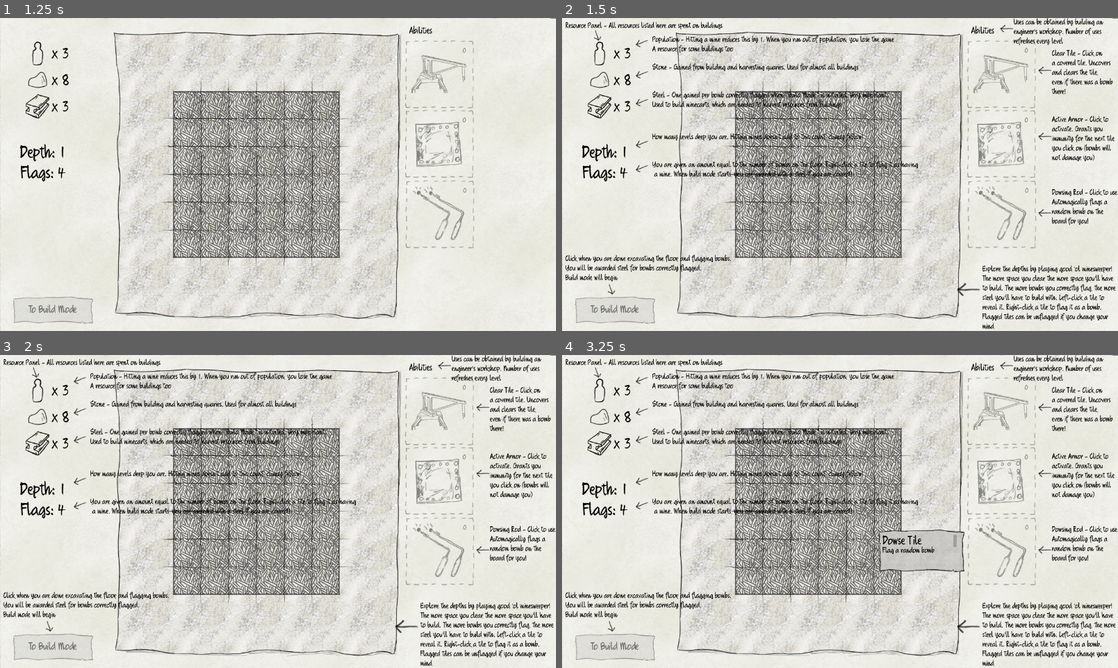
Above: before the commit, frames 1-4 (two rows, left to right).
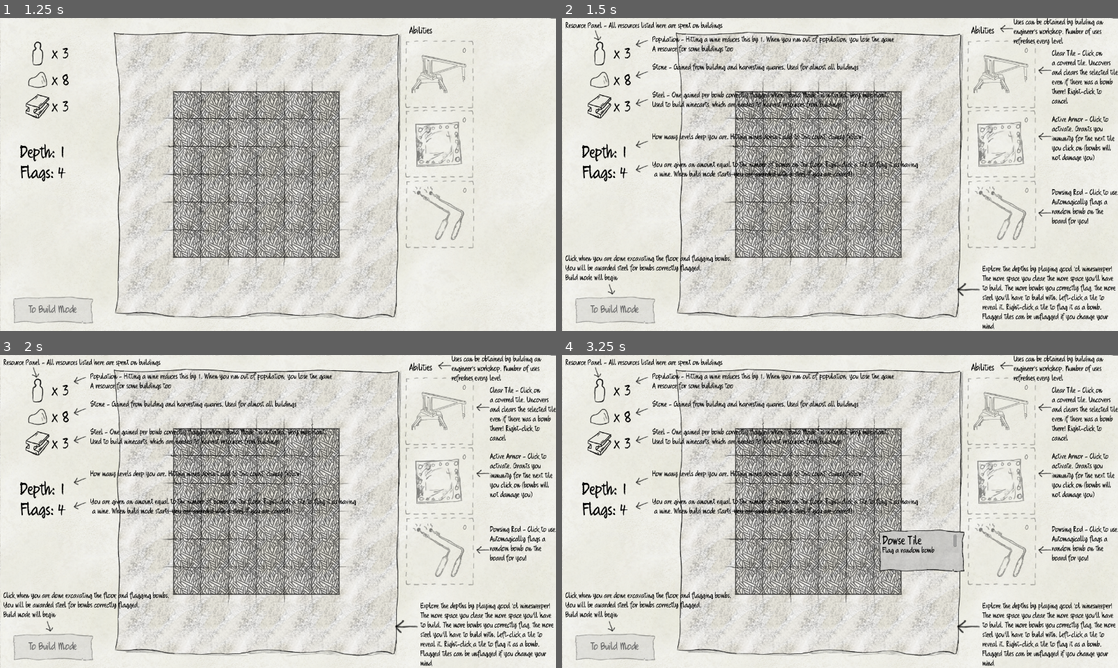
Above: after the commit, the same moments.

Repository: e-lain/MinesweeperDwarves
Game: Godot game, scene res://Title.tscn
Same seed, same stepped clock (60 frames per second), same inputs: the game is played once before the commit and once after it.
Inputs (mouse positions are in pixels of both pictures, inside the frame that each line leads up to):
- Up to frame 1 (1.25 s): click "START" at 0.5 s
- Up to frame 2 (1.5 s): tap Enter at 1.25 s; move the mouse to (1001, 74) at 1.27 s; tap H at 1.35 s; click (1001, 74) at 1.42 s
- Up to frame 3 (2 s): no input
- Up to frame 4 (3.25 s): tap A at 2 s; move the mouse to (1001, 480) at 2.02 s; click (1001, 480) at 2.1 s; tap H at 2.3, 3.05 s; move the mouse to (1001, 552) at 2.77 s; hold Right mouse button (right_click) from 2.78 s (still down); click (1001, 552) at 2.92 s

Frame 1 is identical in both runs. In frame 2, 0.2% of the frame differs, in the area x 88-100%, y 16-28%; in frame 3, 0.2%; in frame 4, 0.2%.

Commit message:
Add help overlay for build mode when H key is pressed.

Diff:
--- a/Main.gd
+++ b/Main.gd
@@ -14,6 +14,7 @@
 @onready var page_down = $CanvasLayer/BuildMenu/PageDownButton
 
 @onready var help_overlay_play = $CanvasLayer/HelpOverlayPlay
+@onready var help_overlay_build = $CanvasLayer/HelpOverlayBuild
 
 @onready var next_floor_button = $CanvasLayer/UI/NextFloorBtn
 
@@ -225,3 +226,5 @@
 	if event is InputEventKey and Input.is_key_label_pressed(KEY_H):
 		if boards[len(boards)-1].build_mode == false:
 			help_overlay_play.visible = !help_overlay_play.visible
+		elif boards[len(boards)-1].build_mode == true:
+			help_overlay_build.visible = !help_overlay_build.visible
--- a/Main.tscn
+++ b/Main.tscn
@@ -504,7 +504,7 @@
 offset_right = 110.735
 offset_bottom = 84.1503
 
-[node name="HelpOverlayPlay" type="Control" parent="CanvasLayer"]
+[node name="HelpOverlayBuild" type="Control" parent="CanvasLayer"]
 visible = false
 layout_mode = 3
 anchors_preset = 0
@@ -512,7 +512,7 @@
 offset_bottom = 720.0
 theme = ExtResource("2_b2qml")
 
-[node name="Label2" type="Label" parent="CanvasLayer/HelpOverlayPlay"]
+[node name="Label2" type="Label" parent="CanvasLayer/HelpOverlayBuild"]
 layout_mode = 0
 offset_left = 8.0
 offset_top = 8.0
@@ -520,79 +520,67 @@
 offset_bottom = 30.0
 text = "Resource Panel - All resources listed here are spent on buildings"
 
-[node name="Arrow" type="Sprite2D" parent="CanvasLayer/HelpOverlayPlay"]
+[node name="Arrow" type="Sprite2D" parent="CanvasLayer/HelpOverlayBuild"]
 position = Vector2(184, 56)
 rotation = -2.03505
 scale = Vector2(0.970588, 1.03333)
 texture = ExtResource("11_gm014")
 
-[node name="Arrow8" type="Sprite2D" parent="CanvasLayer/HelpOverlayPlay"]
-position = Vector2(1024, 24)
+[node name="Arrow8" type="Sprite2D" parent="CanvasLayer/HelpOverlayBuild"]
+position = Vector2(1120, 16)
 rotation = -1.67552
 scale = Vector2(0.970588, 1.03333)
 texture = ExtResource("11_gm014")
 
-[node name="Arrow9" type="Sprite2D" parent="CanvasLayer/HelpOverlayPlay"]
+[node name="Arrow9" type="Sprite2D" parent="CanvasLayer/HelpOverlayBuild"]
 position = Vector2(1112, 120)
 rotation = -1.67552
 scale = Vector2(0.970588, 1.03333)
 texture = ExtResource("11_gm014")
 
-[node name="Arrow10" type="Sprite2D" parent="CanvasLayer/HelpOverlayPlay"]
-position = Vector2(1112, 272)
+[node name="Arrow12" type="Sprite2D" parent="CanvasLayer/HelpOverlayBuild"]
+position = Vector2(936, 648)
 rotation = -1.67552
-scale = Vector2(0.970588, 1.03333)
-texture = ExtResource("11_gm014")
-
-[node name="Arrow11" type="Sprite2D" parent="CanvasLayer/HelpOverlayPlay"]
-position = Vector2(1112, 448)
-rotation = -1.67552
-scale = Vector2(0.970588, 1.03333)
-texture = ExtResource("11_gm014")
-
-[node name="Arrow12" type="Sprite2D" parent="CanvasLayer/HelpOverlayPlay"]
-position = Vector2(936, 624)
-rotation = -1.67552
-scale = Vector2(1.71549, 1.82599)
-texture = ExtResource("11_gm014")
-
-[node name="Arrow3" type="Sprite2D" parent="CanvasLayer/HelpOverlayPlay"]
+scale = Vector2(1.71549, 1.59789)
+texture = ExtResource("11_gm014")
+
+[node name="Arrow3" type="Sprite2D" parent="CanvasLayer/HelpOverlayBuild"]
 position = Vector2(184, 128)
 rotation = -2.03505
 scale = Vector2(0.970588, 1.03333)
 texture = ExtResource("11_gm014")
 
-[node name="Arrow4" type="Sprite2D" parent="CanvasLayer/HelpOverlayPlay"]
+[node name="Arrow4" type="Sprite2D" parent="CanvasLayer/HelpOverlayBuild"]
 position = Vector2(184, 192)
 rotation = -2.03505
 scale = Vector2(0.970588, 1.03333)
 texture = ExtResource("11_gm014")
 
-[node name="Arrow5" type="Sprite2D" parent="CanvasLayer/HelpOverlayPlay"]
+[node name="Arrow5" type="Sprite2D" parent="CanvasLayer/HelpOverlayBuild"]
 position = Vector2(184, 288)
 rotation = -2.03505
 scale = Vector2(0.970588, 1.03333)
 texture = ExtResource("11_gm014")
 
-[node name="Arrow6" type="Sprite2D" parent="CanvasLayer/HelpOverlayPlay"]
+[node name="Arrow6" type="Sprite2D" parent="CanvasLayer/HelpOverlayBuild"]
 position = Vector2(184, 344)
 rotation = -2.03505
 scale = Vector2(0.970588, 1.03333)
 texture = ExtResource("11_gm014")
 
-[node name="Arrow2" type="Sprite2D" parent="CanvasLayer/HelpOverlayPlay"]
+[node name="Arrow2" type="Sprite2D" parent="CanvasLayer/HelpOverlayBuild"]
 position = Vector2(80, 40)
 rotation = -3.59014
 scale = Vector2(0.970588, 0.864604)
 texture = ExtResource("11_gm014")
 
-[node name="Arrow7" type="Sprite2D" parent="CanvasLayer/HelpOverlayPlay"]
+[node name="Arrow7" type="Sprite2D" parent="CanvasLayer/HelpOverlayBuild"]
 position = Vector2(112, 624)
 rotation = -3.59014
 scale = Vector2(0.970588, 0.864604)
 texture = ExtResource("11_gm014")
 
-[node name="Label" type="Label" parent="CanvasLayer/HelpOverlayPlay"]
+[node name="Label" type="Label" parent="CanvasLayer/HelpOverlayBuild"]
 layout_mode = 0
 offset_left = 208.0
 offset_top = 40.0
@@ -601,6 +589,198 @@
 text = "Population - Hitting a mine reduces this by 1. When you run out of population, you lose the game
 A resource for some buildings too"
 
+[node name="Label8" type="Label" parent="CanvasLayer/HelpOverlayBuild"]
+layout_mode = 0
+offset_left = 1144.0
+offset_right = 1352.0
+offset_bottom = 66.0
+text = "Click these arrows to
+change pages"
+
+[node name="Label9" type="Label" parent="CanvasLayer/HelpOverlayBuild"]
+layout_mode = 0
+offset_left = 1128.0
+offset_top = 72.0
+offset_right = 1685.0
+offset_bottom = 138.0
+text = "Hover mouse over building
+to see description and cost.
+
+Mouse over the board for
+a UI outline detailed valid
+placement locations.
+Left-click to place it,
+Right-click to cancel
+
+IMPORTANT - Build the
+'Beer Hall' building on the
+second page to win the
+game.
+
+IMPORTANT - The stairs
+MUST be built first before
+any other building can be
+built
+
+IMPORTANT - Houses and
+quaries MUST be directly
+adjhacent to a minecart
+in order for any resources
+to be gained from them"
+
+[node name="Label12" type="Label" parent="CanvasLayer/HelpOverlayBuild"]
+layout_mode = 0
+offset_left = 960.0
+offset_top = 616.0
+offset_right = 1517.0
+offset_bottom = 770.0
+text = "Use your available resources to build structures, and
+harvest from them. Resources gained are credited once
+the level is ended. IMPORTANT - houses and quaries
+need to be placed directly adjacent to a minecart for
+the output resources to be harvested!"
+
+[node name="Label3" type="Label" parent="CanvasLayer/HelpOverlayBuild"]
+layout_mode = 0
+offset_left = 208.0
+offset_top = 104.0
+offset_right = 765.0
+offset_bottom = 127.0
+text = "Stone - Gained from building and harvesting quaries. Used for almost all buildings"
+
+[node name="Label4" type="Label" parent="CanvasLayer/HelpOverlayBuild"]
+layout_mode = 0
+offset_left = 208.0
+offset_top = 168.0
+offset_right = 765.0
+offset_bottom = 191.0
+text = "Steel - One gained per bomb correctly flagged when \"Build Mode\" is initiated. Very important.
+Used to build minecarts, which are needed to harvest resources from buildings"
+
+[node name="Label5" type="Label" parent="CanvasLayer/HelpOverlayBuild"]
+layout_mode = 0
+offset_left = 208.0
+offset_top = 264.0
+offset_right = 765.0
+offset_bottom = 308.0
+text = "How many levels deep you are. Hitting mines doesn't add to this count, clumsy fellow!"
+
+[node name="Label6" type="Label" parent="CanvasLayer/HelpOverlayBuild"]
+layout_mode = 0
+offset_left = 208.0
+offset_top = 328.0
+offset_right = 765.0
+offset_bottom = 372.0
+text = "You are given an amount equal to the number of bombs on the floor. Right-click a tile to flag it as having
+ a mine. When build mode starts, you are awarded with a steel if you are correct!"
+
+[node name="Label7" type="Label" parent="CanvasLayer/HelpOverlayBuild"]
+layout_mode = 0
+offset_left = 8.0
+offset_top = 544.0
+offset_right = 392.0
+offset_bottom = 610.0
+text = "Click when you are done building. Any resources able to be
+harvested will be credited, and the next floor will begin.
+All resources carry over to the next floor"
+
+[node name="HelpOverlayPlay" type="Control" parent="CanvasLayer"]
+visible = false
+layout_mode = 3
+anchors_preset = 0
+offset_right = 1280.0
+offset_bottom = 720.0
+theme = ExtResource("2_b2qml")
+
+[node name="Label2" type="Label" parent="CanvasLayer/HelpOverlayPlay"]
+layout_mode = 0
+offset_left = 8.0
+offset_top = 8.0
+offset_right = 92.0
+offset_bottom = 30.0
+text = "Resource Panel - All resources listed here are spent on buildings"
+
+[node name="Arrow" type="Sprite2D" parent="CanvasLayer/HelpOverlayPlay"]
+position = Vector2(184, 56)
+rotation = -2.03505
+scale = Vector2(0.970588, 1.03333)
+texture = ExtResource("11_gm014")
+
+[node name="Arrow8" type="Sprite2D" parent="CanvasLayer/HelpOverlayPlay"]
+position = Vector2(1024, 24)
+rotation = -1.67552
+scale = Vector2(0.970588, 1.03333)
+texture = ExtResource("11_gm014")
+
+[node name="Arrow9" type="Sprite2D" parent="CanvasLayer/HelpOverlayPlay"]
+position = Vector2(1112, 120)
+rotation = -1.67552
+scale = Vector2(0.970588, 1.03333)
+texture = ExtResource("11_gm014")
+
+[node name="Arrow10" type="Sprite2D" parent="CanvasLayer/HelpOverlayPlay"]
+position = Vector2(1112, 272)
+rotation = -1.67552
+scale = Vector2(0.970588, 1.03333)
+texture = ExtResource("11_gm014")
+
+[node name="Arrow11" type="Sprite2D" parent="CanvasLayer/HelpOverlayPlay"]
+position = Vector2(1112, 448)
+rotation = -1.67552
+scale = Vector2(0.970588, 1.03333)
+texture = ExtResource("11_gm014")
+
+[node name="Arrow12" type="Sprite2D" parent="CanvasLayer/HelpOverlayPlay"]
+position = Vector2(936, 624)
+rotation = -1.67552
+scale = Vector2(1.71549, 1.82599)
+texture = ExtResource("11_gm014")
+
+[node name="Arrow3" type="Sprite2D" parent="CanvasLayer/HelpOverlayPlay"]
+position = Vector2(184, 128)
+rotation = -2.03505
+scale = Vector2(0.970588, 1.03333)
+texture = ExtResource("11_gm014")
+
+[node name="Arrow4" type="Sprite2D" parent="CanvasLayer/HelpOverlayPlay"]
+position = Vector2(184, 192)
+rotation = -2.03505
+scale = Vector2(0.970588, 1.03333)
+texture = ExtResource("11_gm014")
+
+[node name="Arrow5" type="Sprite2D" parent="CanvasLayer/HelpOverlayPlay"]
+position = Vector2(184, 288)
+rotation = -2.03505
+scale = Vector2(0.970588, 1.03333)
+texture = ExtResource("11_gm014")
+
+[node name="Arrow6" type="Sprite2D" parent="CanvasLayer/HelpOverlayPlay"]
+position = Vector2(184, 344)
+rotation = -2.03505
+scale = Vector2(0.970588, 1.03333)
+texture = ExtResource("11_gm014")
+
+[node name="Arrow2" type="Sprite2D" parent="CanvasLayer/HelpOverlayPlay"]
+position = Vector2(80, 40)
+rotation = -3.59014
+scale = Vector2(0.970588, 0.864604)
+texture = ExtResource("11_gm014")
+
+[node name="Arrow7" type="Sprite2D" parent="CanvasLayer/HelpOverlayPlay"]
+position = Vector2(112, 624)
+rotation = -3.59014
+scale = Vector2(0.970588, 0.864604)
+texture = ExtResource("11_gm014")
+
+[node name="Label" type="Label" parent="CanvasLayer/HelpOverlayPlay"]
+layout_mode = 0
+offset_left = 208.0
+offset_top = 40.0
+offset_right = 765.0
+offset_bottom = 72.0
+text = "Population - Hitting a mine reduces this by 1. When you run out of population, you lose the game
+A resource for some buildings too"
+
 [node name="Label8" type="Label" parent="CanvasLayer/HelpOverlayPlay"]
 layout_mode = 0
 offset_left = 1040.0
@@ -618,9 +798,10 @@
 offset_bottom = 138.0
 text = "Clear Tile - Click on
 a covered tile. Uncovers
-and clears the tile,
+and clears the selected tile,
 even if there was a bomb
-there!"
+there! Right-click to
+cancel"
 
 [node name="Label10" type="Label" parent="CanvasLayer/HelpOverlayPlay"]
 layout_mode = 0
